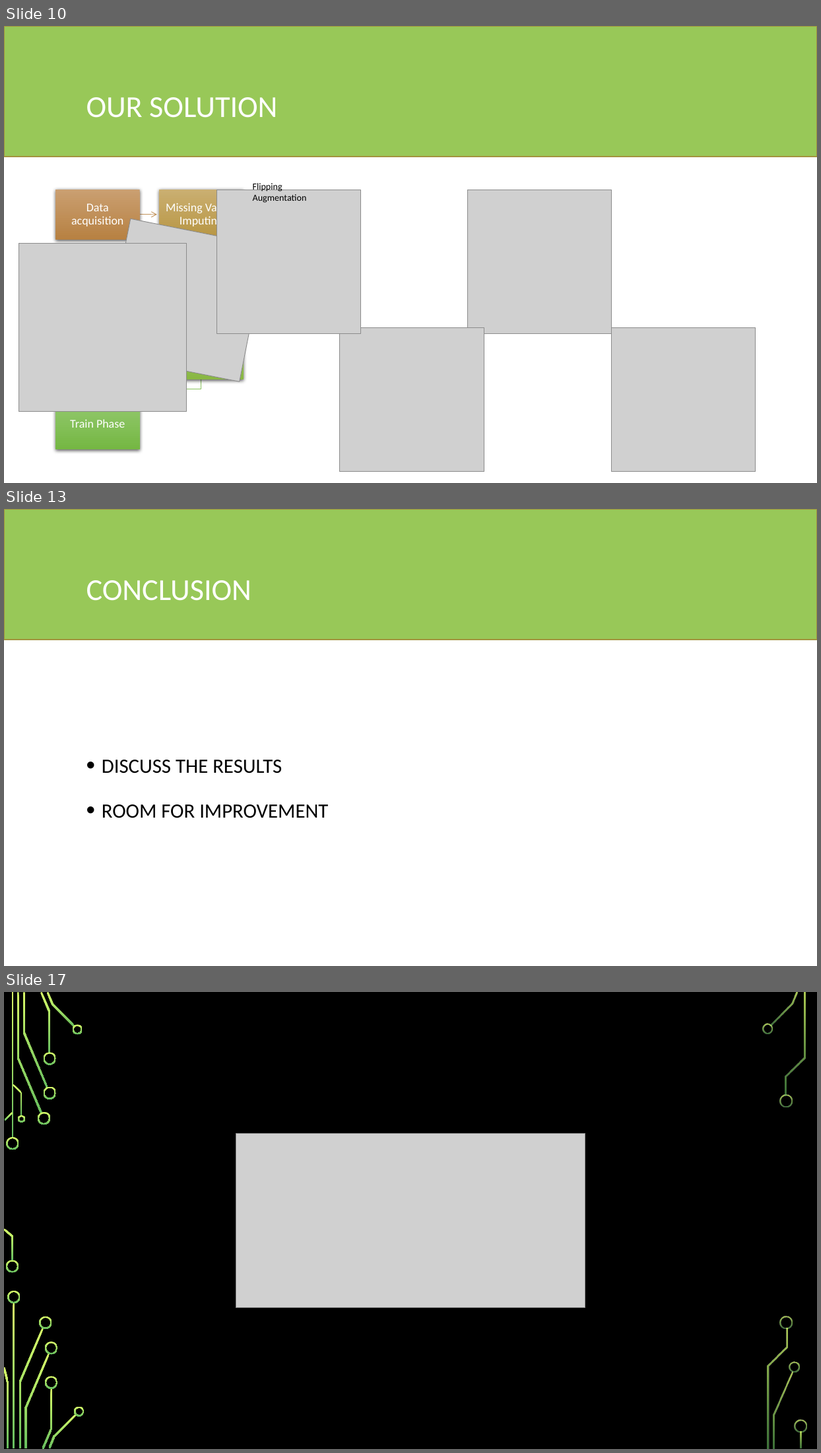
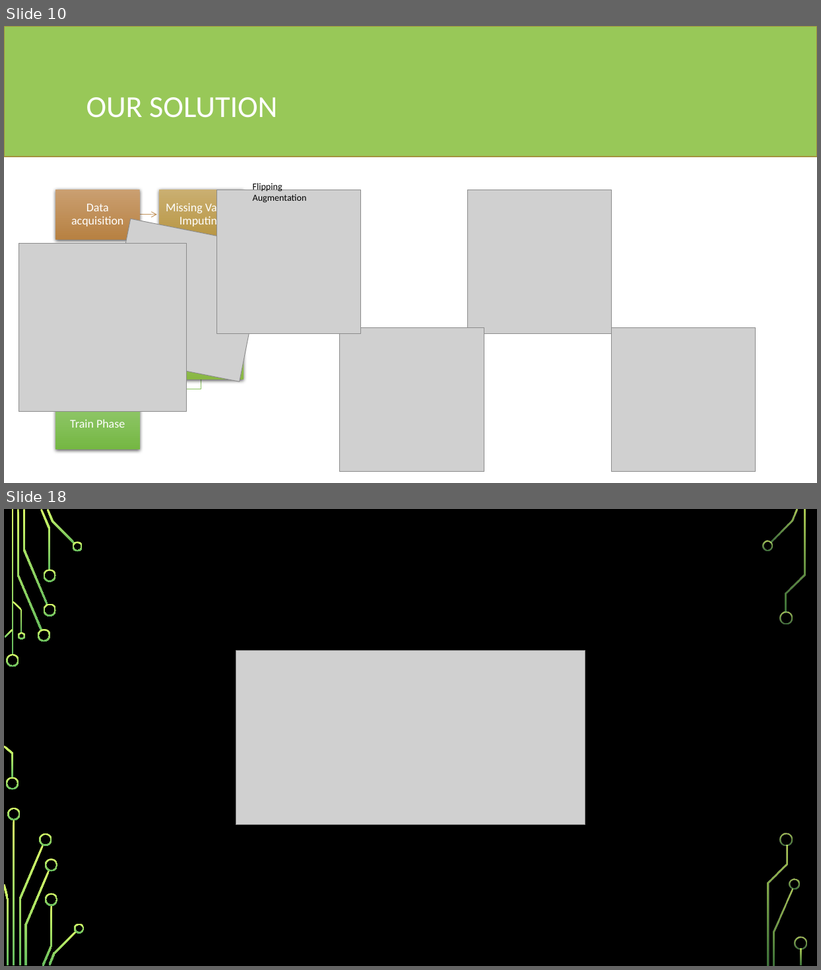
Before and after one commit to fedeloper/Biometrics2021, a slide deck: Facial Keypoints Detector.pptx. Shown one above the other, each under a label of ours: slides 10, 13 and 17 before the commit, slides 10 and 18 after it; the slides between them are not shown. The pictures are 821x1453 and 821x970 pixels, drawn with LibreOffice and Linux fonts; fonts in the diff are those of the drawing; grey boxes stand for pictures; background and template pictures are left out. Boxes give left, top, right and bottom in pixels: in the first picture for what was removed or moved away, otherwise in the second. Text is boxed around its words. In the diff, an @@ line names an element or a change of style, - is before the commit and + after.

```diff
--- a/Facial Keypoints Detector.pptx
+++ b/Facial Keypoints Detector.pptx
@@ slide 13 removed at box(4, 509, 817, 966), background #FFFFFF @@
@@ rectangle removed at box(4, 509, 817, 640) @@
@@ title removed at box(86, 580, 252, 601) @@
-CONCLUSION
@@ text removed at box(102, 760, 328, 819) @@
-• DISCUSS THE RESULTS
-• ROOM FOR IMPROVEMENT
@@ what was slide 17 is now slide 18 @@
```
Also in this commit, not shown: 5 slides changed, 4 slides added, 2 other slides removed, 3 other files.
